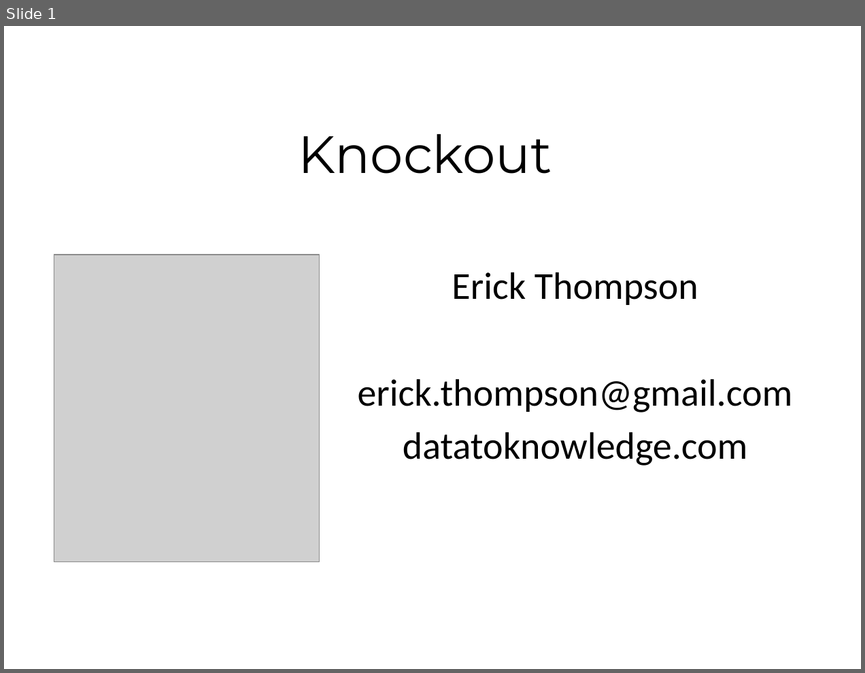
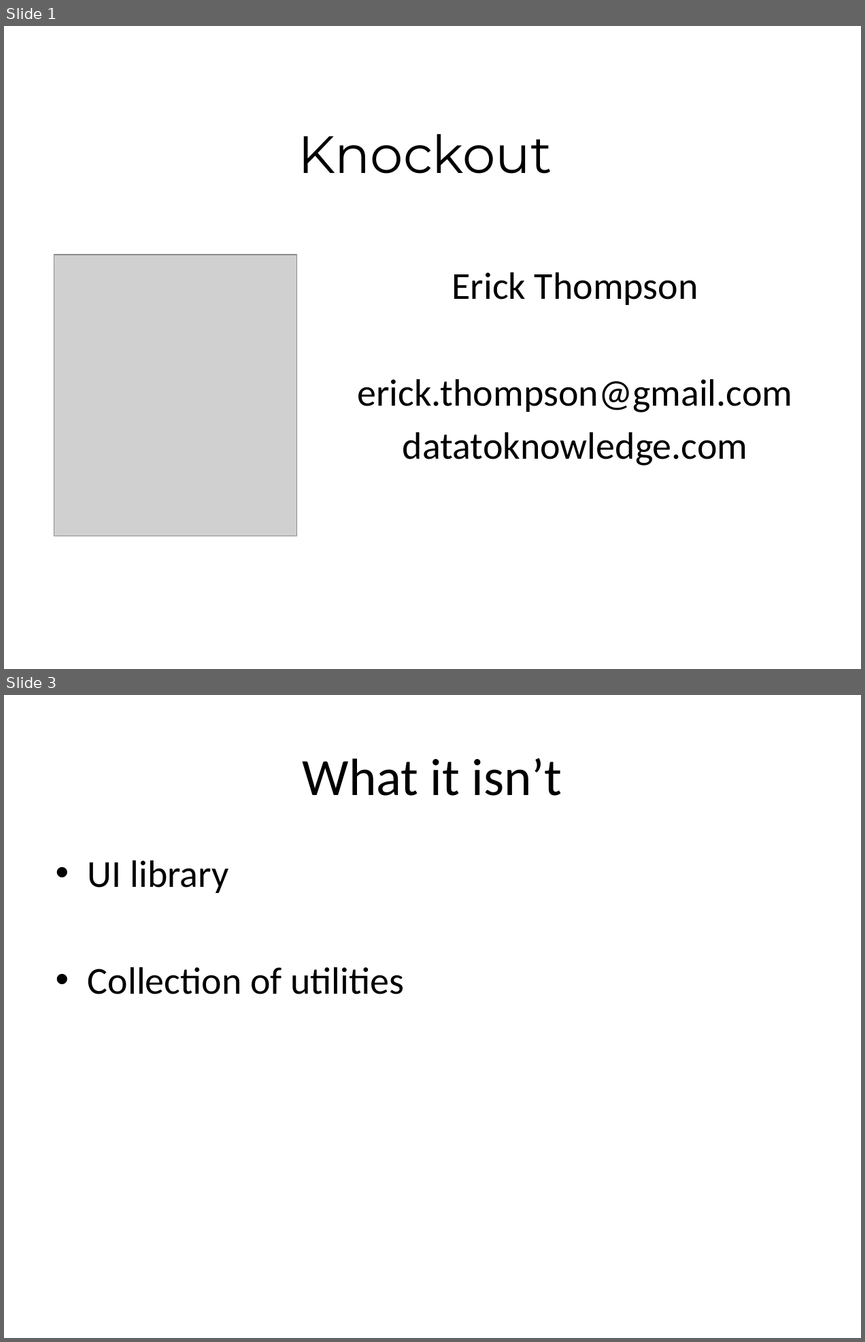
Before and after one commit to erick-thompson/OlyNodeKnockoutDemo, a slide deck: deck/Knockout.pptx. Shown one above the other, each under a label of ours: slide 1 before the commit, slides 1 and 3 after it; the slides between them are not shown. The pictures are 865x673 and 865x1342 pixels, drawn with LibreOffice and Linux fonts; fonts in the diff are those of the drawing; grey boxes stand for pictures. Boxes give left, top, right and bottom in pixels: in the first picture for what was removed or moved away, otherwise in the second. Text is boxed around its words. In the diff, an @@ line names an element or a change of style, - is before the commit and + after.

```diff
--- a/deck/Knockout.pptx
+++ b/deck/Knockout.pptx
@@ slide 3 added at [4, 695, 861, 1338], background #FFFFFF @@
@@ title added at [303, 758, 562, 796], 44 pt, text #000000 @@
+What it isn’t
@@ text added at [88, 860, 404, 994], 32 pt, text #000000 @@
+• UI library
+• Collection of utilities
@@ slide 1 changed as well @@
@@ picture: place and size @@
-picture at [54, 254, 318, 562]
+picture at [54, 254, 296, 536]
```
Also in this commit, not shown: 2 other slides added, 1 slide removed, 33 other files.
